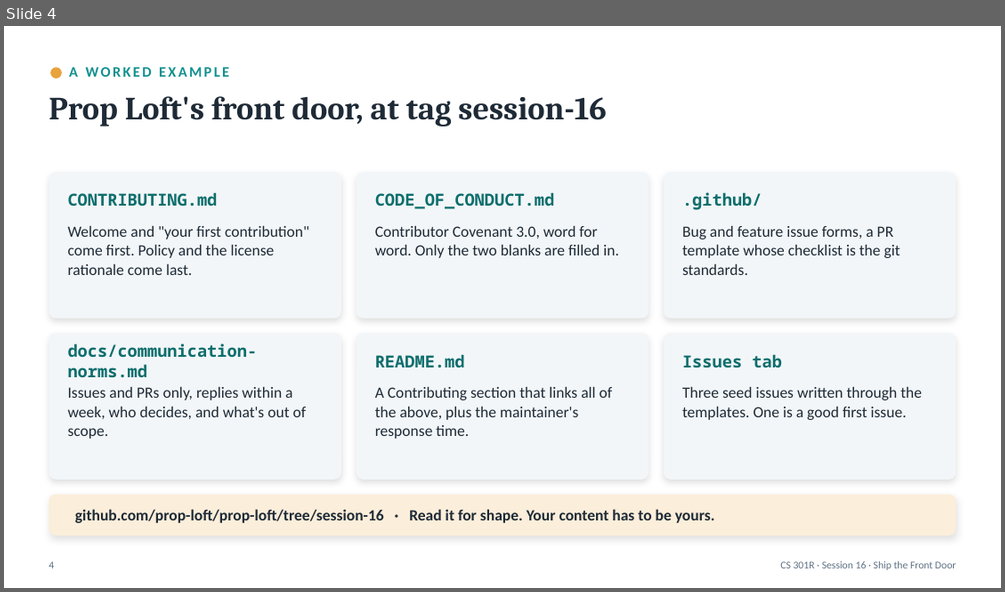
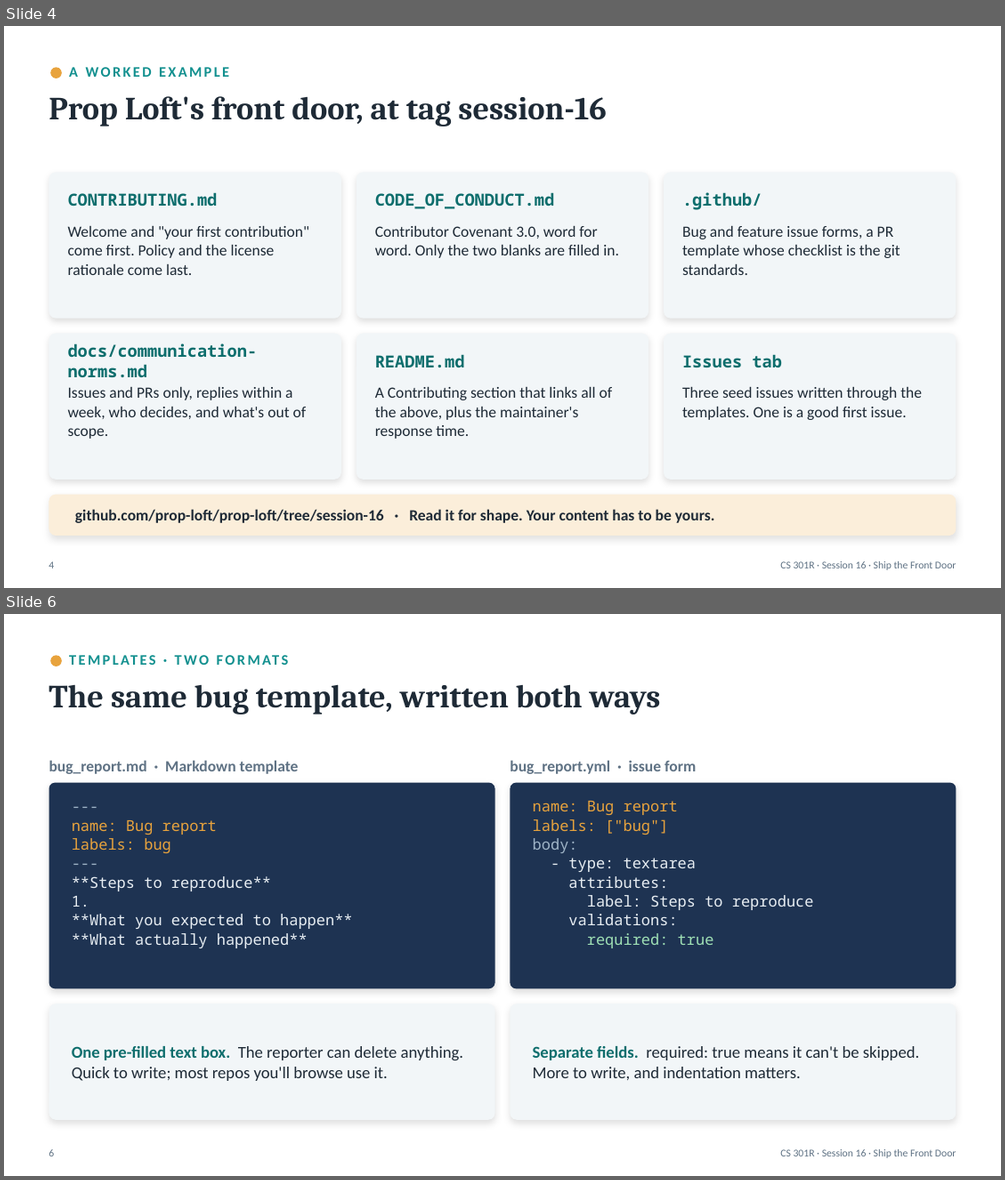
Before and after one commit to BYU-CS-Course-Ops/CS380, a slide deck: canvas_material/lectures/powerpoint/Session16-FrontDoorWorkshop.pptx. Shown one above the other, each under a label of ours: slide 4 before the commit, slides 4 and 6 after it; the slides between them are not shown. The pictures are 1005x592 and 1005x1180 pixels, drawn with LibreOffice and Linux fonts; fonts in the diff are those of the drawing. Boxes give left, top, right and bottom in pixels: in the first picture for what was removed or moved away, otherwise in the second. Text is boxed around its words. In the diff, an @@ line names an element or a change of style, - is before the commit and + after.

```diff
--- a/canvas_material/lectures/powerpoint/Session16-FrontDoorWorkshop.pptx
+++ b/canvas_material/lectures/powerpoint/Session16-FrontDoorWorkshop.pptx
@@ slide 6 added at bbox=[4, 614, 1001, 1176], background #FFFFFF @@
@@ ellipse added at bbox=[50, 655, 62, 667], fill #E8A33D @@
@@ text added at bbox=[69, 647, 931, 673], 14 pt, text #12908F, bold @@
+TEMPLATES · TWO FORMATS
@@ text added at bbox=[48, 684, 661, 715], 31 pt, text #1E2A36, bold @@
+The same bug template, written both ways
@@ text added at bbox=[49, 760, 299, 774], 15 pt, text #5F7284, bold @@
+bug_report.md · Markdown template
@@ text added at bbox=[510, 760, 696, 774], 15 pt, text #5F7284, bold @@
+bug_report.yml · issue form
@@ rounded rectangle added at bbox=[49, 782, 495, 989], fill #1E3352 @@
@@ rounded rectangle added at bbox=[510, 782, 955, 989], fill #1E3352 @@
@@ text added at bbox=[72, 820, 353, 949], 14.5 pt, text #E8EEF3 @@
+---
+name: Bug report
+labels: bug
+---
+**Steps to reproduce**
+1.
+**What you expected to happen**
+**What actually happened**
@@ text added at bbox=[533, 801, 814, 949], 14.5 pt, text #E8EEF3 @@
+name: Bug report
+labels: ["bug"]
+body:
+- type: textarea
+attributes:
+label: Steps to reproduce
+validations:
+required: true
@@ rounded rectangle added at bbox=[49, 1004, 495, 1120], fill #F2F6F8 @@
@@ rounded rectangle added at bbox=[510, 1004, 955, 1120], fill #F2F6F8 @@
@@ text added at bbox=[72, 1047, 463, 1081], 16 pt, text #1E2A36 @@
+One pre-filled text box. The reporter can delete anything. Quick to write; most repos you'll browse use it.
@@ text added at bbox=[533, 1047, 919, 1080], 16 pt, text #1E2A36 @@
+Separate fields. required: true means it can't be skipped. More to write, and indentation matters.
@@ text added at bbox=[48, 1150, 54, 1157], 10 pt, text #5F7284 @@
+6
@@ text added at bbox=[780, 1150, 956, 1159], 10 pt, text #5F7284 @@
+CS 301R · Session 16 · Ship the Front Door
```
Also in this commit, not shown: 10 slides changed, 3 other slides added, 7 other files.
